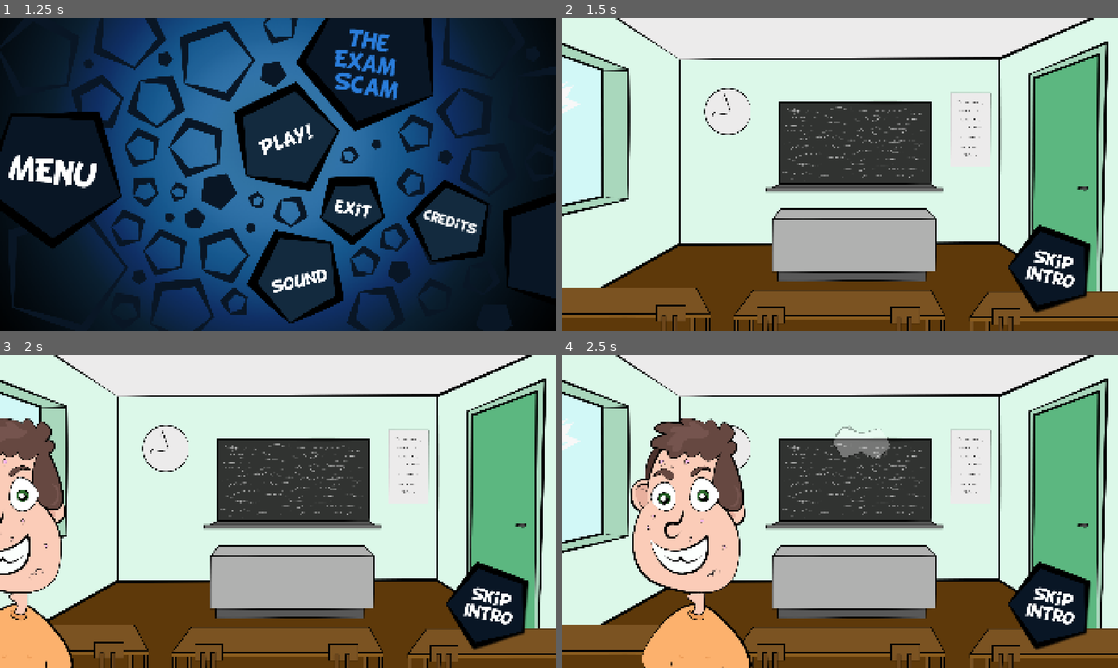
Above: before the commit, frames 1-4 (two rows, left to right).
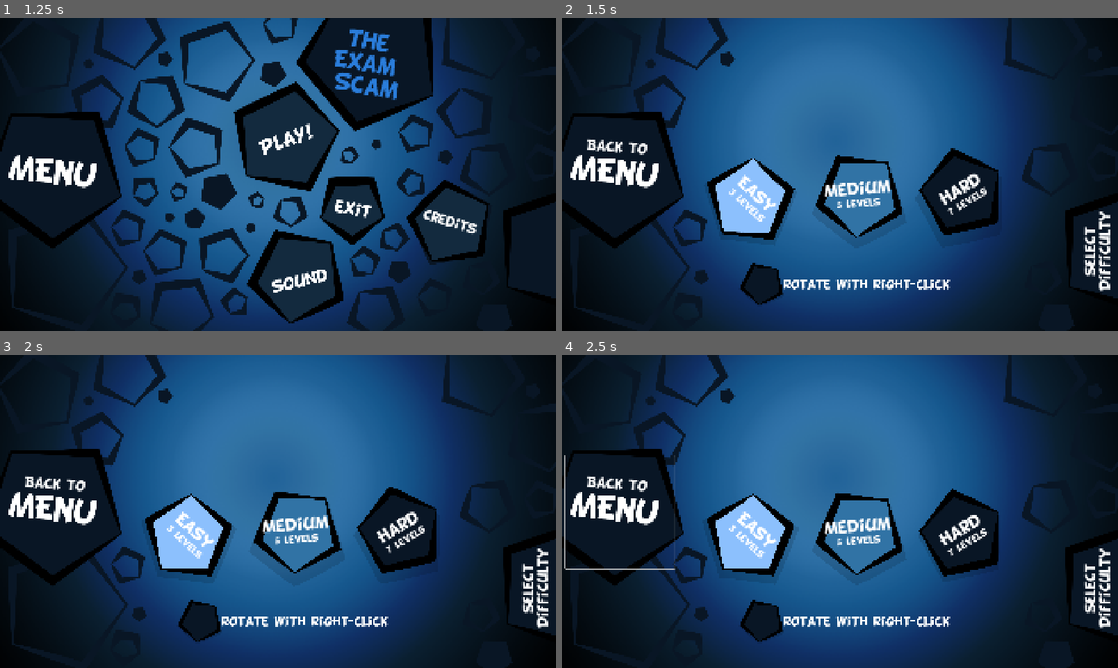
Above: after the commit, the same moments.

Repository: Trickylady/The-Exam-Scam
Game: Godot game, scene res://scenes/pickpgnonpg.tscn
Two runs of this game, one before a commit and one after it. Both use one fixed random seed, a clock stepped at 60 frames per second and the inputs below.
Inputs (mouse positions are in pixels of both pictures, inside the frame that each line leads up to):
- Up to frame 1 (1.25 s): click (172, 190) at 0.5 s
- Up to frame 2 (1.5 s): click (851, 136) at 1.25 s
- Up to frame 3 (2 s): no input
- Up to frame 4 (2.5 s): click (617, 511) at 2 s, where only the run after the commit has a clickable "Back to"

Frame 1 is identical in both runs. In frame 2, 97% of the frame differs, in the area x 0-100%, y 0-100%; in frame 3, 97%; in frame 4, 97%.

Commit message:
game difficulty selection

Diff:
--- /dev/null
+++ b/instances/btn_texture.gd
@@ -0,0 +1,159 @@
+@tool
+extends Control
+class_name ButtonPentagon
+
+
+@export var title_text: String = "Easy":
+	set(val):
+		title_text = val
+		_editor_update()
+@export var subtitle_text: String = "3 Levels":
+	set(val):
+		subtitle_text = val
+		_editor_update()
+@export var bg_color: Color = Color("8cc0fd"):
+	set(val):
+		bg_color = val
+		_editor_update()
+@export var text_color: Color = Color.WHITE:
+	set(val):
+		text_color = val
+		_editor_update()
+@export_range(-180.0, 180.0, 0.1) var base_rot: float = 0.0:
+	set(val):
+		base_rot = val
+		_rad_rot = deg_to_rad(base_rot)
+		_editor_update()
+@export_range(-180.0, 180.0, 0.1) var anim_rot: float = 0.0:
+	set(val):
+		anim_rot = val
+		_anim_rad_rot = deg_to_rad(anim_rot)
+		_anim_loop()
+@export_range(-180.0, 180.0, 0.1) var text_rot: float = 12.5:
+	set(val):
+		text_rot = val
+		_text_rad_rot = deg_to_rad(text_rot)
+		_editor_update()
+@export var anim_trans: Tween.TransitionType = Tween.TRANS_SINE:
+	set(val):
+		anim_trans = val
+		_anim_loop()
+@export var anim_speed: float = 1.0:
+	set(val):
+		anim_speed = val
+		_anim_loop()
+@export var levitate_min: float = 15: #px
+	set(val):
+		levitate_min = val
+		_anim_loop()
+@export var levitate_max: float = 30: #px
+	set(val):
+		levitate_max = val
+		_anim_loop()
+
+
+var _rad_rot: float
+var _anim_rad_rot: float
+var _text_rad_rot: float
+var _tw_anim: Tween
+
+signal pressed
+
+
+
+func _ready() -> void:
+	_editor_update()
+	#await get_tree().create_timer(randf_range(0.0, anim_speed*2.0)).timeout
+	_anim_loop()
+
+
+func _reset() -> void:
+	if _tw_anim: _tw_anim.kill()
+	var dur: float = 0.06
+	_tw_anim = create_tween()
+	_tw_anim.set_ease(Tween.EASE_IN_OUT)
+	_tw_anim.set_trans(anim_trans)
+	_tw_anim.tween_property(%tex_rect_shadow, "scale", 1.025 * Vector2.ONE, dur)
+	_tw_anim.parallel().tween_property(%tex_rect_shadow, "rotation", _rad_rot, dur)
+	_tw_anim.parallel().tween_property(%tex_rect, "rotation", _rad_rot, dur)
+	_tw_anim.parallel().tween_property(%tex_rect, "position:y", -levitate_min, dur)
+	await _tw_anim.finished
+
+
+func _anim_loop() -> void:
+	if not is_node_ready(): await ready
+	_reset()
+	if _tw_anim:
+		if _tw_anim.is_running():
+			await _tw_anim.finished
+		_tw_anim.kill()
+	var duration: float = 2.0/anim_speed
+	_tw_anim = create_tween()
+	_tw_anim.set_ease(Tween.EASE_IN_OUT)
+	_tw_anim.set_trans(anim_trans)
+	_tw_anim.set_loops()
+	_tw_anim.tween_property(%tex_rect_shadow, "scale", Vector2.ONE * 1.1, duration)
+	_tw_anim.parallel().tween_property(%tex_rect, "position:y", -levitate_max, duration)
+	_tw_anim.parallel().tween_property(%tex_rect, "rotation", _rad_rot - _anim_rad_rot, duration)
+	_tw_anim.parallel().tween_property(%tex_rect_shadow, "rotation", _rad_rot - _anim_rad_rot, duration)
+	_tw_anim.tween_property(%tex_rect_shadow, "scale", Vector2.ONE * 1.025, duration)
+	_tw_anim.parallel().tween_property(%tex_rect, "position:y", -levitate_min, duration)
+	_tw_anim.parallel().tween_property(%tex_rect, "rotation", _rad_rot + _anim_rad_rot, duration)
+	_tw_anim.parallel().tween_property(%tex_rect_shadow, "rotation", _rad_rot + _anim_rad_rot, duration)
+
+
+func _anim_hovered() -> void:
+	if _tw_anim: _tw_anim.kill()
+	var duration: float = 0.06
+	_tw_anim = create_tween()
+	_tw_anim.set_ease(Tween.EASE_OUT)
+	_tw_anim.set_trans(anim_trans)
+	_tw_anim.set_parallel()
+	_tw_anim.tween_property(%tex_rect_shadow, "rotation", _rad_rot, duration)
+	_tw_anim.tween_property(%tex_rect_shadow, "scale", Vector2.ONE, duration)
+	_tw_anim.tween_property(%tex_rect, "rotation", _rad_rot, duration)
+	_tw_anim.tween_property(%tex_rect, "position:y", -levitate_min/2.0, duration)
+
+
+func _anim_pressed_down() -> void:
+	if _tw_anim: _tw_anim.kill()
+	var duration: float = 0.06
+	_tw_anim = create_tween()
+	_tw_anim.set_ease(Tween.EASE_OUT)
+	_tw_anim.set_trans(anim_trans)
+	_tw_anim.set_parallel()
+	_tw_anim.tween_property(%tex_rect_shadow, "rotation", _rad_rot, duration)
+	_tw_anim.tween_property(%tex_rect_shadow, "scale", Vector2.ONE, duration)
+	_tw_anim.tween_property(%tex_rect, "rotation", _rad_rot, duration)
+	_tw_anim.tween_property(%tex_rect, "position:y", 0, duration)
+
+
+func _editor_update() -> void:
+	if not is_node_ready(): return
+	#if not Engine.is_editor_hint(): return
+	_reset()
+	%tex_rect.self_modulate = bg_color
+	#%tex_rect.rotation = _rad_rot
+	#%tex_rect_shadow.rotation = _rad_rot
+	%vb.rotation = _text_rad_rot
+	%vb.modulate = text_color
+	%lb_title.visible = not title_text.is_empty()
+	%lb_title.text = title_text
+	%lb_sub.visible = not subtitle_text.is_empty()
+	%lb_sub.text = subtitle_text
+
+
+
+func _on_gui_input(event: InputEvent) -> void:
+	if event is InputEventMouseButton:
+		if event.button_index == MOUSE_BUTTON_LEFT:
+			if event.is_released():
+				_anim_loop()
+				pressed.emit()
+			else:
+				_anim_pressed_down()
+
+
+
+func _on_mouse_entered() -> void: _anim_hovered()
+func _on_mouse_exited() -> void: _anim_loop()
--- /dev/null
+++ b/instances/btn_texture.tscn
@@ -0,0 +1,85 @@
+[gd_scene load_steps=5 format=3 uid="uid://cqiq075yf53g2"]
+
+[ext_resource type="Texture2D" uid="uid://6pne2ccagldk" path="res://images/ui/emptybutton.png" id="1_dteeq"]
+[ext_resource type="Theme" uid="uid://benif35do1jnk" path="res://theme/main.theme" id="1_hmdvj"]
+[ext_resource type="Script" uid="uid://cvyvopgd564eq" path="res://instances/btn_texture.gd" id="3_bsuv8"]
+
+[sub_resource type="LabelSettings" id="LabelSettings_rorhl"]
+font_size = 28
+
+[node name="btn" type="Control"]
+self_modulate = Color(0.54902, 0.752941, 0.992157, 1)
+custom_minimum_size = Vector2(300, 300)
+layout_mode = 3
+anchors_preset = 0
+offset_right = 300.0
+offset_bottom = 300.0
+pivot_offset = Vector2(150, 150)
+theme = ExtResource("1_hmdvj")
+script = ExtResource("3_bsuv8")
+metadata/_edit_group_ = true
+
+[node name="tex_rect_shadow" type="TextureRect" parent="."]
+unique_name_in_owner = true
+self_modulate = Color(0, 0, 0, 0.133333)
+layout_mode = 1
+anchors_preset = 15
+anchor_right = 1.0
+anchor_bottom = 1.0
+grow_horizontal = 2
+grow_vertical = 2
+scale = Vector2(1.09329, 1.09329)
+pivot_offset = Vector2(150, 150)
+mouse_filter = 2
+texture = ExtResource("1_dteeq")
+expand_mode = 1
+stretch_mode = 5
+
+[node name="tex_rect" type="TextureRect" parent="."]
+unique_name_in_owner = true
+self_modulate = Color(0.54902, 0.752941, 0.992157, 1)
+layout_mode = 1
+anchors_preset = 15
+anchor_right = 1.0
+anchor_bottom = 1.0
+offset_top = -28.6584
+offset_bottom = -28.6584
+grow_horizontal = 2
+grow_vertical = 2
+pivot_offset = Vector2(150, 150)
+mouse_filter = 2
+texture = ExtResource("1_dteeq")
+expand_mode = 1
+stretch_mode = 5
+
+[node name="vb" type="VBoxContainer" parent="tex_rect"]
+unique_name_in_owner = true
+layout_mode = 1
+anchors_preset = 15
+anchor_right = 1.0
+anchor_bottom = 1.0
+grow_horizontal = 2
+grow_vertical = 2
+rotation = 0.218166
+pivot_offset = Vector2(150, 150)
+mouse_filter = 2
+alignment = 1
+
+[node name="lb_title" type="Label" parent="tex_rect/vb"]
+unique_name_in_owner = true
+layout_mode = 2
+text = "Easy"
+horizontal_alignment = 1
+vertical_alignment = 1
+
+[node name="lb_sub" type="Label" parent="tex_rect/vb"]
+unique_name_in_owner = true
+layout_mode = 2
+text = "3 Levels"
+label_settings = SubResource("LabelSettings_rorhl")
+horizontal_alignment = 1
+vertical_alignment = 1
+
+[connection signal="gui_input" from="." to="." method="_on_gui_input"]
+[connection signal="mouse_entered" from="." to="." method="_on_mouse_entered"]
+[connection signal="mouse_exited" from="." to="." method="_on_mouse_exited"]
--- a/instances/pencils/pencils.gd
+++ b/instances/pencils/pencils.gd
@@ -23,7 +23,7 @@
 		#if node is Pencil:
 			#pencils.append(node)
 	await get_tree().process_frame
-	n_pencils = level.n + 3 # TODO: Balance pencils formula
+	n_pencils = Mng.get_spawn_number_pencils()
 	pencils_radius = 160.0 / n_pencils
 	pencils_speed = 300.0 + 100 * level.n
 	for i in n_pencils:
--- a/instances/singleton/Mng.gd
+++ b/instances/singleton/Mng.gd
@@ -9,10 +9,12 @@
 var max_lives: int = 20 # can't collect more than this
 var max_boosts: int = 20
 var max_slows: int = 20
-var init_boosts: int = 1 # the game starts with
+var init_lives: int = 4 # the game starts with
+var init_boosts: int = 1
 var init_slows: int = 1
 var goal_completion: float = 0.75 # 0 to 1 (percentage to win the level)
 var compliment_ratio: float = 0.18 # 0 to 1 (percentage to get a "blimey" compliment from Fin)
+var game_difficulty: int = 1: set = set_game_difficulty
 
 # Scissors
 var scissors_angles_num: int = 5
@@ -69,7 +71,7 @@
 
 func reset_stats() -> void:
 	stats = GameStats.new()
-	lives = 4
+	lives = init_lives
 	current_level_n = 1
 	boost_n = init_boosts
 	slow_n = init_slows
@@ -131,3 +133,37 @@
 		go_to_youwin()
 		return
 	go_to_level_score()
+
+
+func set_game_difficulty(val: int) -> void:
+	game_difficulty = clampi(val, 1, 3)
+	match game_difficulty:
+		1:
+			max_levels = 3
+			init_lives = 5
+			init_boosts = 3
+			init_slows = 2
+			goal_completion = 0.75
+		2:
+			max_levels = 5
+			init_lives = 4
+			init_boosts = 2
+			init_slows = 1
+			goal_completion = 0.80
+		3:
+			max_levels = 7
+			init_lives = 3
+			init_boosts = 0
+			init_slows = 0
+			goal_completion = 0.85
+
+
+func get_spawn_number_pencils() -> int:
+	match game_difficulty:
+		1:
+			return level.n + 3
+		2:
+			return level.n + 4
+		3:
+			return level.n + 5
+	return level.n + 1
--- /dev/null
+++ b/scenes/difficulty_selector.gd
@@ -0,0 +1,21 @@
+extends Control
+
+
+func _ready() -> void:
+	%btn_toggle_rot.title_text = "" if Mng.scissors_rotation_sequential else "x"
+
+
+func _on_btn_toggle_rot_pressed() -> void:
+	Mng.scissors_rotation_sequential = !Mng.scissors_rotation_sequential
+	%btn_toggle_rot.title_text = "" if Mng.scissors_rotation_sequential else "x"
+
+
+func _on_btn_easy_pressed() -> void:
+	Mng.game_difficulty = 1
+	Mng.start_game()
+func _on_btn_medium_pressed() -> void:
+	Mng.game_difficulty = 2
+	Mng.start_game()
+func _on_btn_hard_pressed() -> void:
+	Mng.game_difficulty = 3
+	Mng.start_game()
--- /dev/null
+++ b/scenes/difficulty_selector.tscn
@@ -0,0 +1,144 @@
+[gd_scene load_steps=8 format=3 uid="uid://ds2h76tjkx5vp"]
+
+[ext_resource type="Theme" uid="uid://benif35do1jnk" path="res://theme/main.theme" id="1_3lx16"]
+[ext_resource type="Script" uid="uid://cih2dtjawxmvt" path="res://scenes/difficulty_selector.gd" id="2_xjc7p"]
+[ext_resource type="Texture2D" uid="uid://2i8ledfyd7uc" path="res://images/bg/background_menutabs.png" id="3_y4671"]
+[ext_resource type="PackedScene" uid="uid://cqiq075yf53g2" path="res://instances/btn_texture.tscn" id="4_xjc7p"]
+[ext_resource type="FontFile" uid="uid://qguv6il4xhsx" path="res://theme/BD_Cartoon_Shout.ttf" id="5_mwy8y"]
+
+[sub_resource type="LabelSettings" id="LabelSettings_3lx16"]
+font_size = 40
+
+[sub_resource type="LabelSettings" id="LabelSettings_xjc7p"]
+font_size = 72
+
+[node name="difficulty_selector" type="Control"]
+layout_mode = 3
+anchors_preset = 15
+anchor_right = 1.0
+anchor_bottom = 1.0
+grow_horizontal = 2
+grow_vertical = 2
+theme = ExtResource("1_3lx16")
+script = ExtResource("2_xjc7p")
+
+[node name="bg" type="TextureRect" parent="."]
+layout_mode = 1
+anchors_preset = 15
+anchor_right = 1.0
+anchor_bottom = 1.0
+grow_horizontal = 2
+grow_vertical = 2
+texture = ExtResource("3_y4671")
+
+[node name="btn_go_to_menu" type="Button" parent="."]
+layout_mode = 0
+offset_left = 10.0
+offset_top = 345.0
+offset_right = 389.0
+offset_bottom = 737.0
+flat = true
+
+[node name="lb" type="Label" parent="btn_go_to_menu"]
+layout_mode = 0
+offset_left = 78.0
+offset_top = 72.0
+offset_right = 294.0
+offset_bottom = 134.0
+rotation = 0.0764139
+theme_override_colors/font_color = Color(1, 1, 1, 1)
+theme_override_fonts/font = ExtResource("5_mwy8y")
+theme_override_font_sizes/font_size = 40
+text = "Back to"
+
+[node name="lb_title" type="Label" parent="."]
+layout_mode = 1
+anchors_preset = 14
+anchor_top = 0.5
+anchor_right = 1.0
+anchor_bottom = 0.5
+offset_left = 1803.0
+offset_top = 435.0
+offset_right = 225.0
+offset_bottom = 530.0
+grow_horizontal = 2
+grow_vertical = 2
+rotation = -1.5708
+theme_override_colors/font_color = Color(1, 1, 1, 1)
+theme_override_fonts/font = ExtResource("5_mwy8y")
+theme_override_font_sizes/font_size = 40
+text = "select
+Difficulty"
+label_settings = SubResource("LabelSettings_3lx16")
+horizontal_alignment = 1
+vertical_alignment = 1
+
+[node name="hb_diff" type="HBoxContainer" parent="."]
+layout_mode = 0
+offset_left = 474.0
+offset_top = 425.0
+offset_right = 1568.0
+offset_bottom = 851.0
+alignment = 1
+
+[node name="btn_easy" parent="hb_diff" instance=ExtResource("4_xjc7p")]
+unique_name_in_owner = true
+layout_mode = 2
+size_flags_horizontal = 6
+size_flags_vertical = 4
+base_rot = 175.1
+text_rot = -132.3
+levitate_min = 10.0
+levitate_max = 15.0
+
+[node name="btn_medium" parent="hb_diff" instance=ExtResource("4_xjc7p")]
+unique_name_in_owner = true
+layout_mode = 2
+size_flags_horizontal = 6
+size_flags_vertical = 4
+title_text = "Medium"
+subtitle_text = "5 Levels"
+bg_color = Color(0.192157, 0.45098, 0.647059, 1)
+base_rot = -4.3
+anim_speed = 1.5
+
+[node name="btn_hard" parent="hb_diff" instance=ExtResource("4_xjc7p")]
+unique_name_in_owner = true
+layout_mode = 2
+size_flags_horizontal = 6
+size_flags_vertical = 4
+title_text = "Hard"
+subtitle_text = "7 Levels"
+bg_color = Color(0.0352941, 0.0862745, 0.145098, 1)
+base_rot = -130.3
+text_rot = 99.4
+anim_speed = 2.0
+
+[node name="hb_rot" type="HBoxContainer" parent="."]
+layout_mode = 1
+offset_left = 612.0
+offset_top = 847.0
+offset_right = 2066.0
+offset_bottom = 1147.0
+scale = Vector2(0.5, 0.5)
+
+[node name="btn_toggle_rot" parent="hb_rot" instance=ExtResource("4_xjc7p")]
+unique_name_in_owner = true
+layout_mode = 2
+size_flags_horizontal = 6
+size_flags_vertical = 4
+title_text = "X"
+subtitle_text = ""
+bg_color = Color(0.0352941, 0.0862745, 0.145098, 1)
+levitate_min = 10.0
+levitate_max = 15.0
+
+[node name="lb" type="Label" parent="hb_rot"]
+layout_mode = 2
+text = "rotate with right-click"
+label_settings = SubResource("LabelSettings_xjc7p")
+
+[connection signal="pressed" from="hb_diff/btn_easy" to="." method="_on_btn_easy_pressed"]
+[connection signal="pressed" from="hb_diff/btn_medium" to="." method="_on_btn_medium_pressed"]
+[connection signal="pressed" from="hb_diff/btn_hard" to="." method="_on_btn_hard_pressed"]
+[connection signal="pressed" from="hb_rot/btn_toggle_rot" to="." method="_on_btn_toggle_rot_pressed"]
--- a/scenes/menu_title.gd
+++ b/scenes/menu_title.gd
@@ -8,10 +8,12 @@
 	Aud.stop_random_lines()
 	$sound_settings.hide()
 	$credits.hide()
+	$difficulty_selector.hide()
 
 
 func _on_btn_play_pressed() -> void:
-	Mng.go_to_intro()
+	#Mng.go_to_intro()
+	$difficulty_selector.show()
 func _on_btn_exit_pressed() -> void:
 	Mng.quit()
 func _on_btn_sound_pressed() -> void:
--- a/scenes/menu_title.tscn
+++ b/scenes/menu_title.tscn
@@ -10,6 +10,7 @@
 [ext_resource type="PackedScene" uid="uid://5h3ennugpanl" path="res://scenes/sound_settings.tscn" id="8_gda4y"]
 [ext_resource type="Texture2D" uid="uid://6pne2ccagldk" path="res://images/ui/emptybutton.png" id="8_nmj8x"]
 [ext_resource type="PackedScene" uid="uid://283te103b353" path="res://scenes/credits.tscn" id="9_oe4d4"]
+[ext_resource type="PackedScene" uid="uid://ds2h76tjkx5vp" path="res://scenes/difficulty_selector.tscn" id="11_ohiav"]
 
 [sub_resource type="LabelSettings" id="LabelSettings_gda4y"]
 font_size = 65
@@ -106,6 +107,10 @@
 visible = false
 layout_mode = 1
 
+[node name="difficulty_selector" parent="." instance=ExtResource("11_ohiav")]
+visible = false
+layout_mode = 1
+
 [connection signal="pressed" from="btn_play" to="." method="_on_btn_play_pressed"]
 [connection signal="pressed" from="btn_exit" to="." method="_on_btn_exit_pressed"]
 [connection signal="pressed" from="btn_sound" to="." method="_on_btn_sound_pressed"]
Not shown, added: instances/btn_texture.gd.uid
Not shown, added: scenes/difficulty_selector.gd.uid
Not shown: 1 places in scenes/menu_title.tscn that only renumber resources
